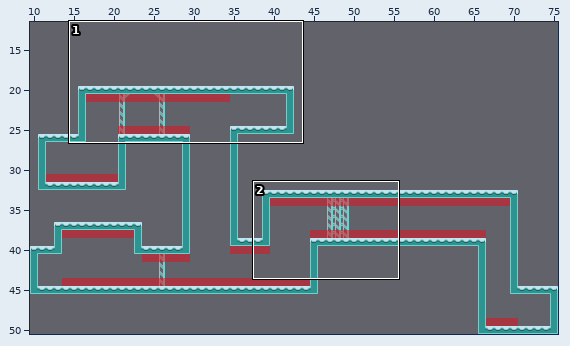
An edit to a level. Tiled map (JSON), assets/jsons/levels/level4.json. Above, an overview of the earlier version with the close-up marked.
Close-up. Before:
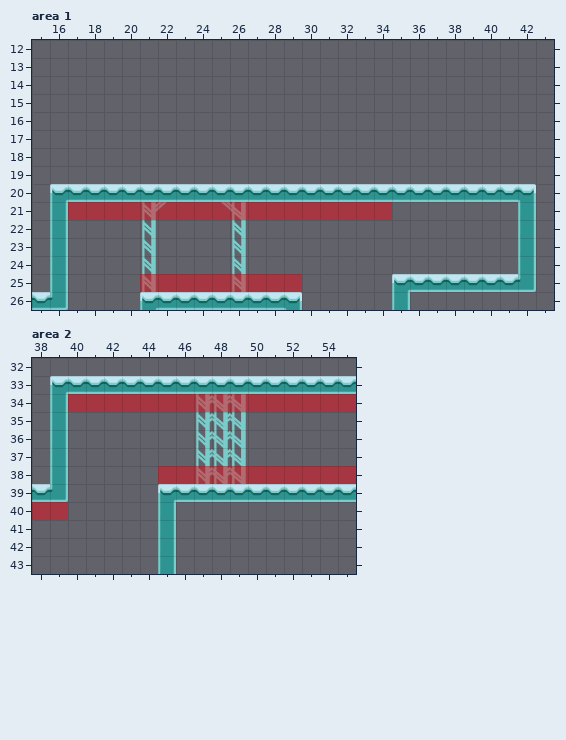
Cells are 64x64 px. Shown: area 1 x 15..43, y 12..26; area 2 x 38..55, y 32..43. The commit also changed other parts of the map, which this record leaves out.
Now the later version:
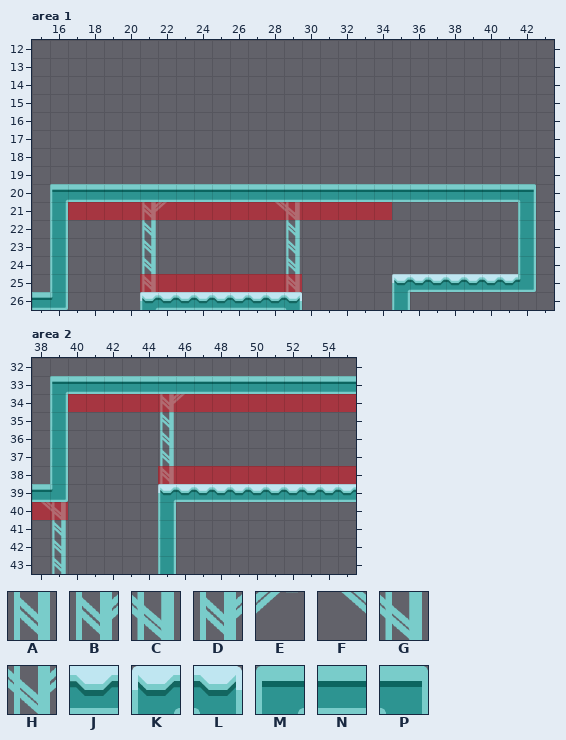
Key: from "supports": A 0 "supports", B 1 "supports", C 3 "supports", D 4 "supports", E 5 "supports", F 6 "supports", G 7 "supports", H 8 "supports"; from "terrain": J 2 "terrain", K 4 "terrain", L 5 "terrain", M 19 "terrain", N 20 "terrain", P 21 "terrain".
_ is an empty cell.
Log entry: fixing ceiling tiles and supports
The edit:
Layer "Terrain", area 1:
Tile M replaces tile K in row 20 at x 16.
Tile N replaces tile J in row 20 at x 17 to 41; in row 26 at x 15.
Tile P replaces tile L in row 20 at x 42.
Layer "Supports", area 1:
Tile A is added in rows 22 to 25 at x 29.
Tile F is added in row 21 at x 28.
Tile G is added in row 21 at x 29.
The author cleared tile A in rows 22 to 25 at x 26.
The author cleared tile C in row 21 at x 26.
The author cleared tile F in row 21 at x 25.
Layer "Terrain", area 2:
Tile M replaces tile K in row 33 at x 39.
Tile N replaces tile J in row 33 at x 40 to 55; in row 39 at x 38.
Layer "Supports", area 2:
Tile A is added in rows 35 to 38 at x 45; in rows 41 to 43 at x 39.
Tile D is added in row 34 at x 45.
Tile E is added in row 34 at x 46.
Tile F is added in row 40 at x 38.
Tile G is added in row 40 at x 39.
The author cleared tile B in rows 34 to 38 at x 47.
The author cleared tile G in rows 34 to 38 at x 49.
The author cleared tile H in rows 34 to 38 at x 48.
Pixel boxes of the changes (left, top, right, bottom) in both close-ups:
changed: (50, 184, 536, 292)
changed: (32, 292, 50, 304)
changed: (50, 376, 356, 484)
changed: (32, 484, 66, 574)
